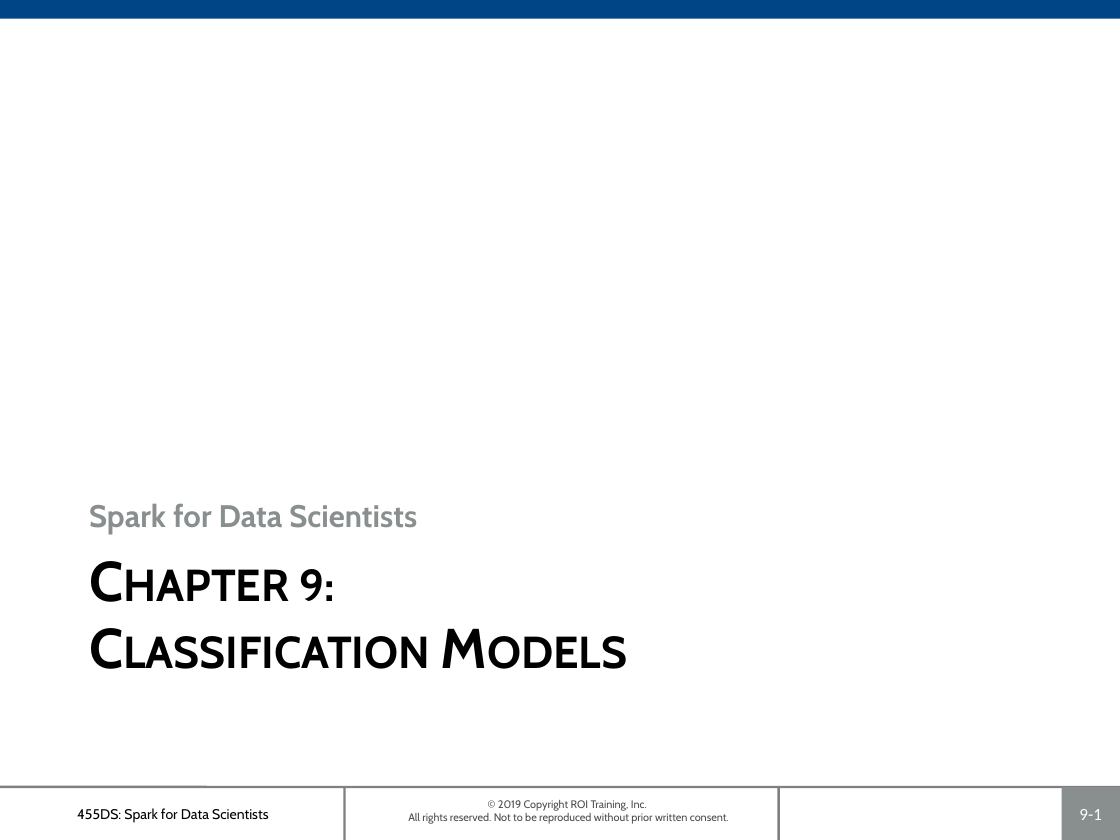
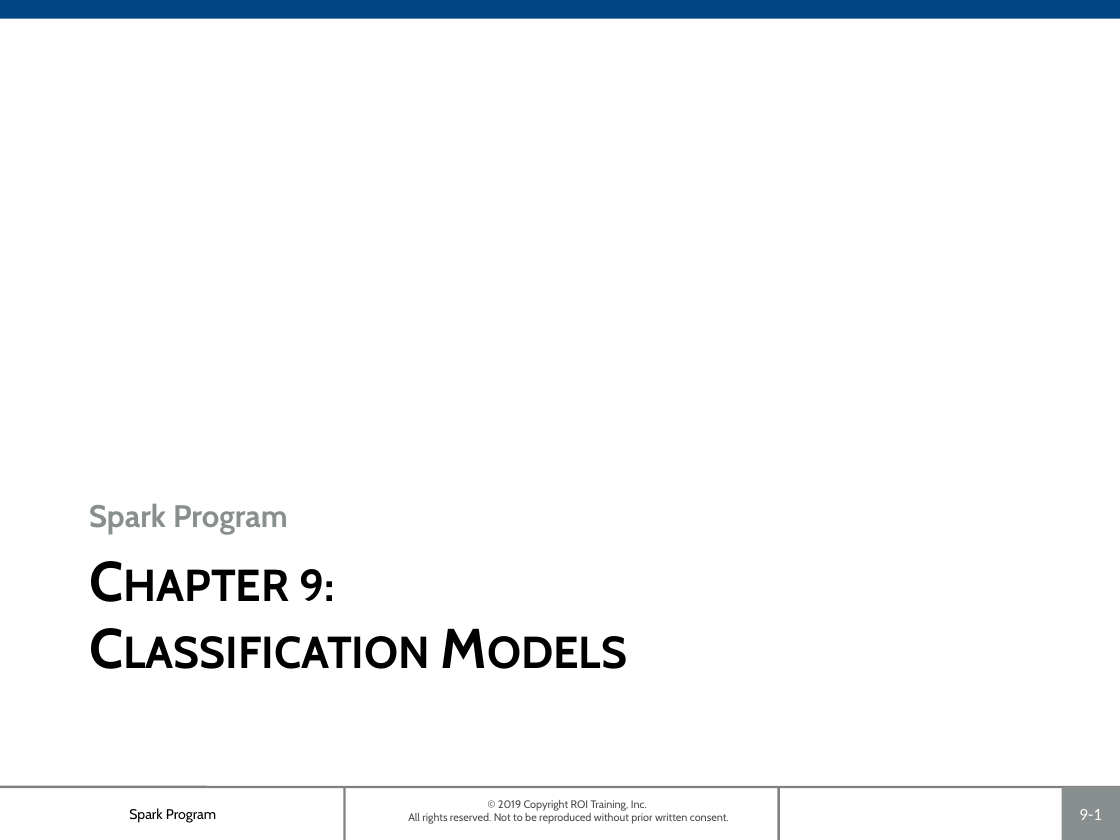
Before and after one commit to roitraining/SparkProgram, a slide deck: slide 1 of Day7/Ch09_ClassificationModels.pptx. Drawn at 1120x840 pixels with LibreOffice and Linux fonts; fonts in the diff are those of the drawing; background and template pictures are left out. Boxes give left, top, right and bottom in pixels: in the first picture for what was removed or moved away, otherwise in the second. Text is boxed around its words. In the diff, an @@ line names an element or a change of style, - is before the commit and + after.

```diff
--- a/Day7/Ch09_ClassificationModels.pptx
+++ b/Day7/Ch09_ClassificationModels.pptx
@@ text at box(89, 503, 288, 535): text changed @@
-Spark for Data Scientists
+Spark Program
@@ text at box(129, 808, 216, 823): text changed @@
-455DS: Spark for Data Scientists
+Spark Program
```
Also in this commit, not shown: 27 other slides changed, 1 other file.
